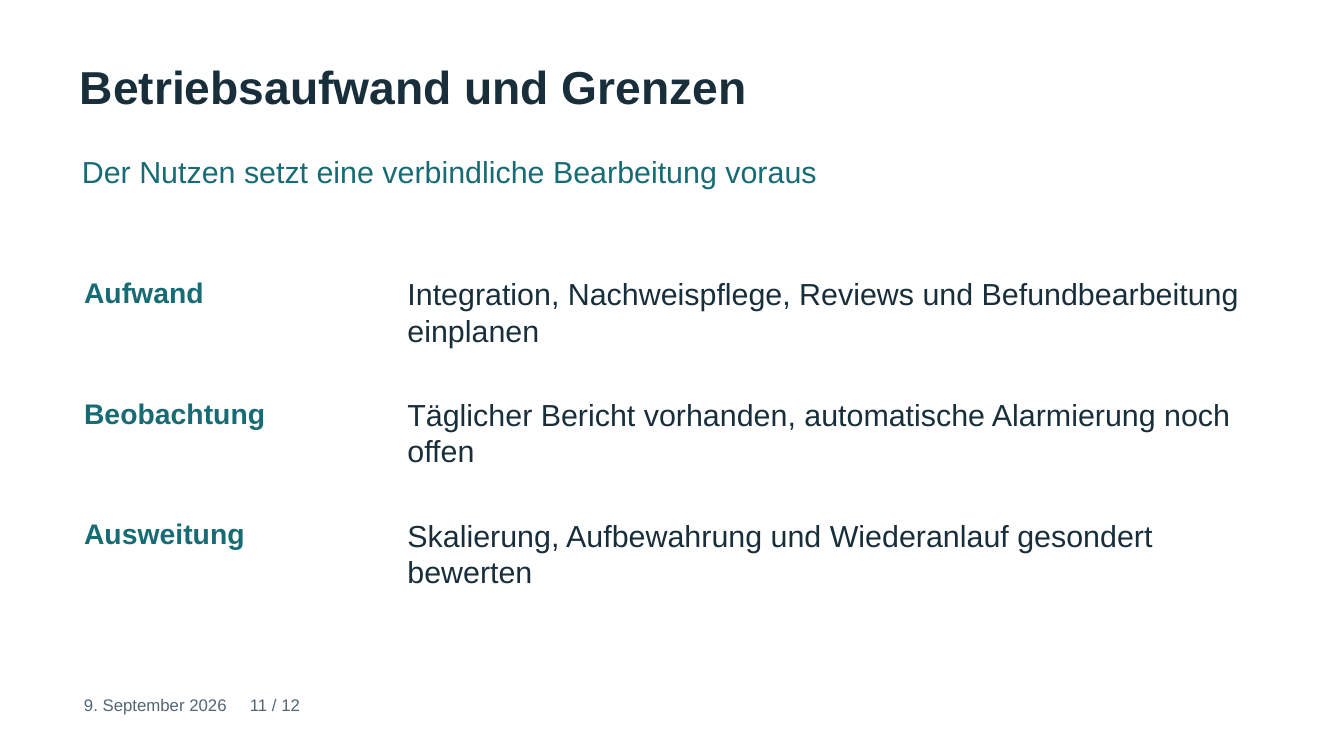
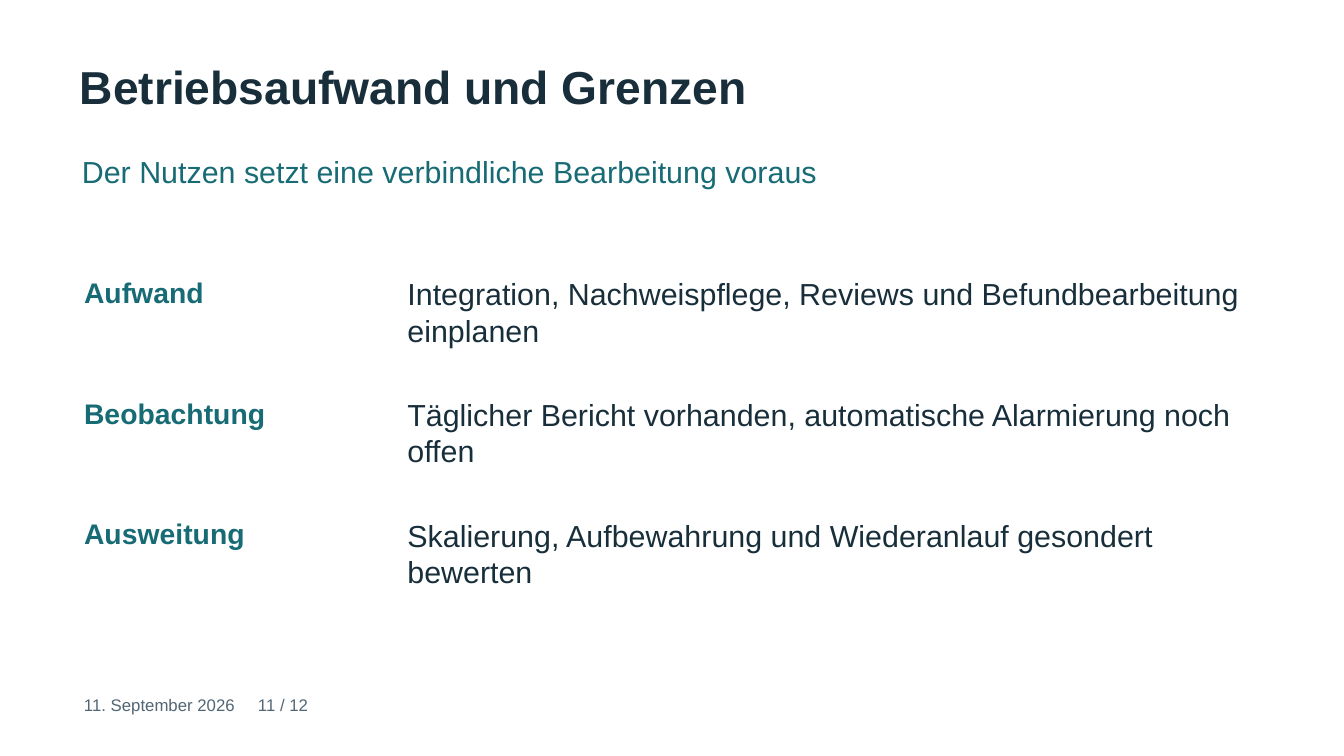
Before and after one commit to joku-dev/devsecops-governance-framework, a slide deck: slide 11 of docs/publishing/executive-briefing/files/engineering-governance-presentation.pptx. Drawn at 1344x756 pixels with LibreOffice and Linux fonts; fonts in the diff are those of the drawing. Boxes give left, top, right and bottom in pixels: in the first picture for what was removed or moved away, otherwise in the second. Text is boxed around its words. In the diff, an @@ line names an element or a change of style, - is before the commit and + after.

Commit message:
docs: align documentation and publications with September evidence

```diff
--- a/docs/publishing/executive-briefing/files/engineering-governance-presentation.pptx
+++ b/docs/publishing/executive-briefing/files/engineering-governance-presentation.pptx
@@ text at bbox=[84, 699, 308, 715]: text changed @@
-9. September 2026 11 / 12
+11. September 2026 11 / 12
```
Also in this commit, not shown: 11 other slides changed, 59 other files.
